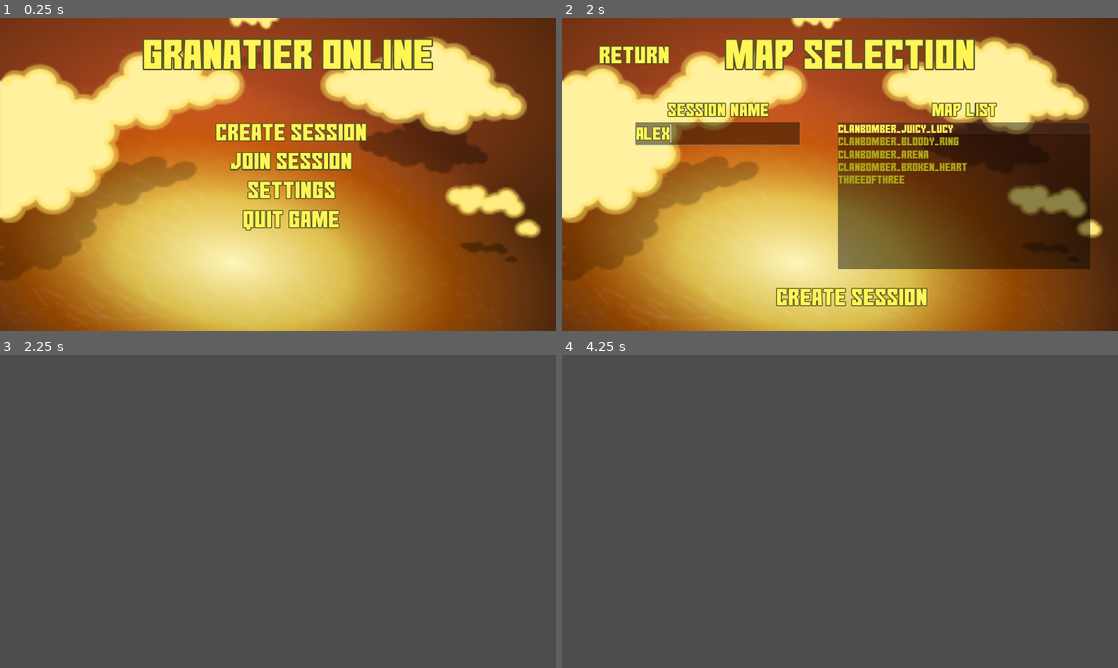
Above: before the commit, frames 1-4 (two rows, left to right).
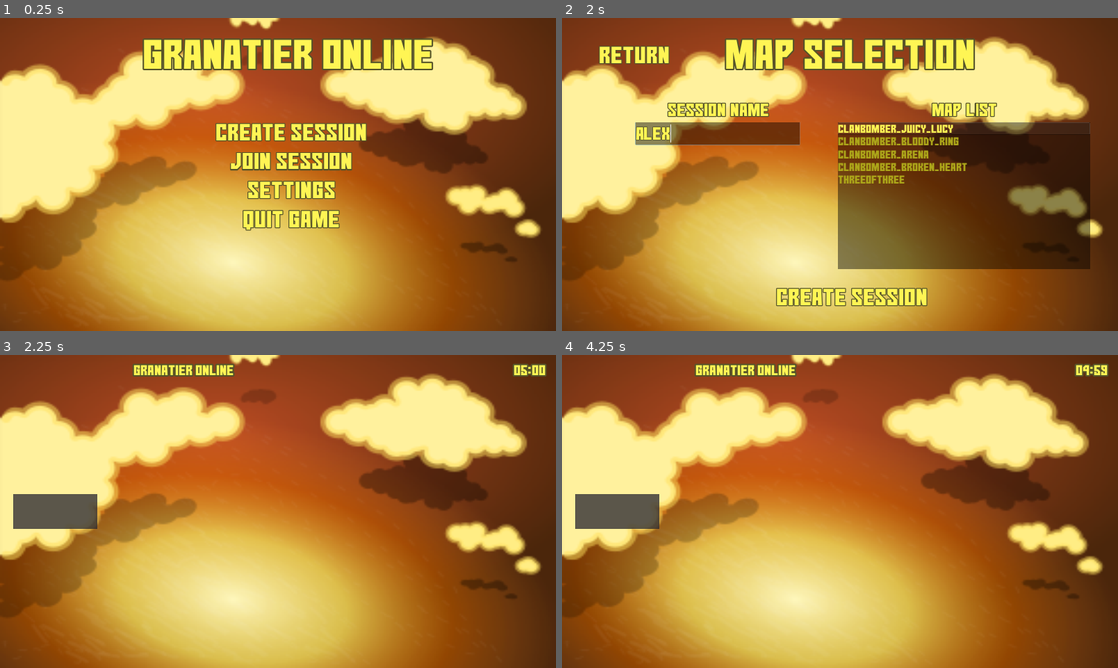
Above: after the commit, the same moments.

Repository: mrhappyhof/soulThieves
Game: Godot game, scene res://scenes/MainMenu.tscn
The game is run twice, just before and just after one commit, with the same random seed, the same clock (stepped at 60 frames per second) and the same inputs.
Inputs (mouse positions are in pixels of both pictures, inside the frame that each line leads up to):
- Up to frame 1 (0.25 s): no input
- Up to frame 2 (2 s): click "Create Session" at 0.5 s; click (717, 133) at 1.27 s; type "Alex" at 1.35 s
- Up to frame 3 (2.25 s): click "Create Session" at 2 s
- Up to frame 4 (4.25 s): tap Enter at 2.75 s; hold D (move_right) 2.78-3.53 s; tap Q (place_bomb) at 2.85, 3.6 s; tap Space at 3.5 s; hold S (move_down) from 3.53 s (still down)

Frames 1-2 are identical in both runs. In frame 3, 98% of the frame differs, in the area x 0-100%, y 0-100%; in frame 4, 98%.

Commit message:
HUD (WIP)

Diff:
--- /dev/null
+++ b/GranatierClient/scenes/HUD.tscn
@@ -0,0 +1,57 @@
+[gd_scene load_steps=5 format=2]
+
+[ext_resource path="res://resources/fonts/gomarice_no_continue.ttf" type="DynamicFontData" id=1]
+[ext_resource path="res://resources/images/Background.svg" type="Texture" id=2]
+[ext_resource path="res://scripts/HUD.gd" type="Script" id=3]
+
+[sub_resource type="DynamicFont" id=1]
+size = 49
+outline_size = 5
+outline_color = Color( 0.333333, 0.329412, 0.164706, 1 )
+font_data = ExtResource( 1 )
+
+[node name="HUD" type="CanvasLayer"]
+layer = 0
+script = ExtResource( 3 )
+
+[node name="Background" type="Sprite" parent="."]
+position = Vector2( 960, 540 )
+scale = Vector2( 6.66, 5.83 )
+texture = ExtResource( 2 )
+
+[node name="Title" type="Label" parent="."]
+margin_left = 455.0
+margin_top = 27.0
+margin_right = 813.0
+margin_bottom = 77.0
+grow_horizontal = 2
+custom_colors/font_color = Color( 1, 0.964706, 0.333333, 1 )
+custom_fonts/font = SubResource( 1 )
+text = "Granatier Online"
+align = 1
+
+[node name="Timer" type="Timer" parent="."]
+autostart = true
+
+[node name="TimerLabel" type="Label" parent="."]
+margin_left = 1774.0
+margin_top = 27.0
+margin_right = 1883.0
+margin_bottom = 77.0
+grow_horizontal = 2
+custom_colors/font_color = Color( 1, 0.964706, 0.333333, 1 )
+custom_fonts/font = SubResource( 1 )
+text = "05:00"
+align = 1
+
+[node name="PlayerList" type="ItemList" parent="."]
+modulate = Color( 1, 1, 1, 0.776471 )
+anchor_top = 0.5
+anchor_bottom = 0.5
+margin_left = 45.0
+margin_top = -60.0
+margin_right = 337.0
+margin_bottom = 60.0
+auto_height = true
+
+[connection signal="timeout" from="Timer" to="." method="countdown"]
--- a/GranatierClient/scenes/World.tscn
+++ b/GranatierClient/scenes/World.tscn
@@ -1,12 +1,16 @@
-[gd_scene load_steps=5 format=2]
+[gd_scene load_steps=6 format=2]
 
 [ext_resource path="res://scripts/World.gd" type="Script" id=1]
 [ext_resource path="res://resources/images/tileset.res" type="TileSet" id=2]
 [ext_resource path="res://scripts/Map.gd" type="Script" id=3]
 [ext_resource path="res://scenes/DefeatVictory.tscn" type="PackedScene" id=4]
+[ext_resource path="res://scenes/HUD.tscn" type="PackedScene" id=5]
 
 [node name="World" type="Node"]
 script = ExtResource( 1 )
+
+[node name="HUD" parent="." instance=ExtResource( 5 )]
+layer = -1
 
 [node name="TileMap" type="TileMap" parent="."]
 tile_set = ExtResource( 2 )
@@ -23,3 +27,6 @@
 
 [node name="DefeatVictory" parent="." instance=ExtResource( 4 )]
 visible = false
+
+[connection signal="new_player" from="." to="HUD" method="hud_display_player"]
+[connection signal="lose" from="HUD" to="DefeatVictory" method="show_defeat"]
--- /dev/null
+++ b/GranatierClient/scripts/HUD.gd
@@ -0,0 +1,34 @@
+extends CanvasLayer
+
+var time = 300
+
+signal lose()
+
+# Called when the node enters the scene tree for the first time.
+func _ready():
+	pass # Replace with function body.
+
+
+# Called every frame. 'delta' is the elapsed time since the previous frame.
+#func _process(delta):
+	#pass
+
+func countdown():
+	if time >= 0:
+		var minutes = time / 60
+		var seconds = fmod(time, 60)
+
+		$TimerLabel.text = "%02d:%02d" % [minutes, seconds]
+		time -= 1
+	elif time == -1:
+		emit_signal("lose")
+		#queue_free()
+
+func hud_display_player():
+	$PlayerList.clear()
+	var i = 1
+
+	for child in $Players.get_children():
+		var sprite = child.get_node("AnimatedSprite")
+		$PlayerList.add_item("Player " + i, sprite.get_frame())
+		i += 1
--- a/GranatierClient/scripts/World.gd
+++ b/GranatierClient/scripts/World.gd
@@ -3,7 +3,7 @@
 var playerNode = preload("res://scenes/Player.tscn")
 var port = 1909
 
-
+signal new_player()
 
 # Called when the node enters the scene tree for the first time.
 func _ready():
@@ -22,9 +22,14 @@
 		player = playerNode.instance()
 		player.position = position
 	$Players.add_child(player, true)
+
 	#change player animation based on player_no
 	player.set_animation(player_no)
 	player.name = str(player_id)
+
+	# Emit signal for HUD
+	emit_signal("new_player")
+
 	return player
 
 func despawn_player(player_id):
